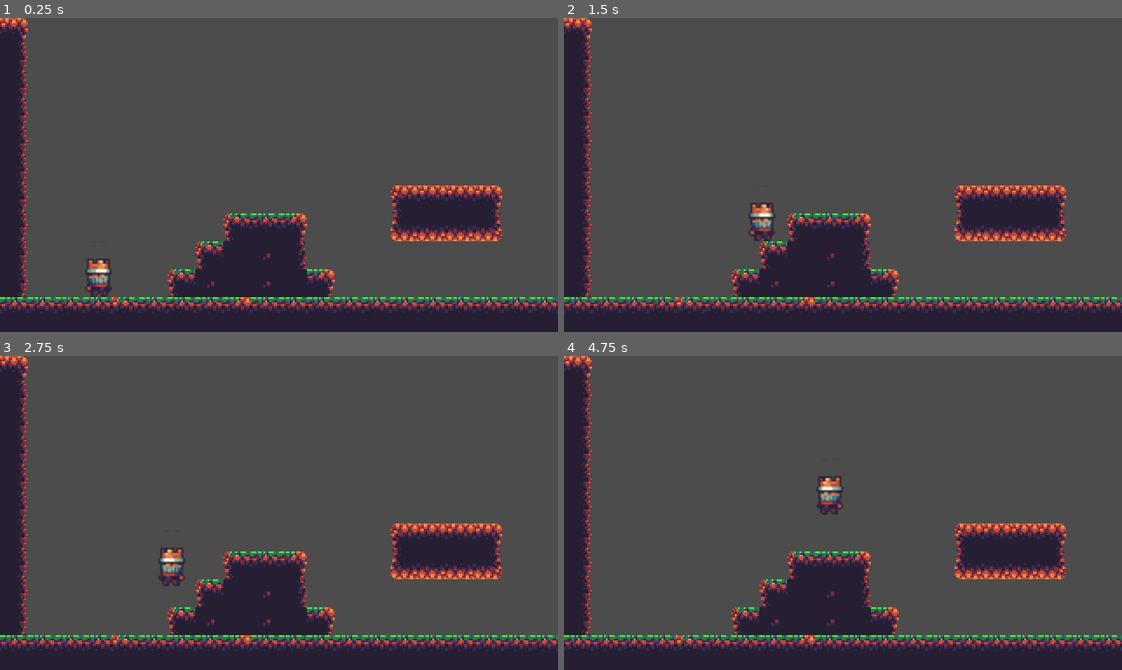
Above: before the commit, frames 1-4 (two rows, left to right).
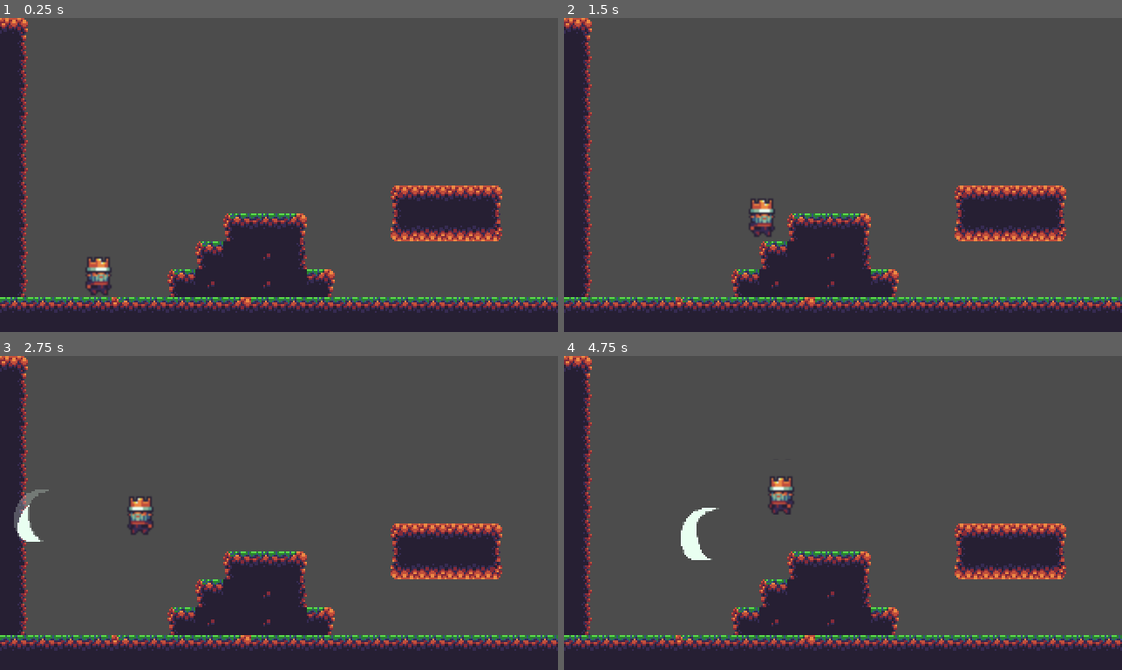
Above: after the commit, the same moments.

Repository: thaian229/Godot-Bizarre-Adventure
Game: Godot game, scene res://scenes/StageOne.tscn
Same seed, same stepped clock (60 frames per second), same inputs: the game is played once before the commit and once after it.
Inputs:
- Up to frame 1 (0.25 s): no input
- Up to frame 2 (1.5 s): tap Enter at 0.5 s; hold D (move_right) from 0.53 s (still down); tap Space (attack, bound only after the commit) at 0.6 s; tap W (jump) at 0.77, 0.8, 1.07, 1.35 s
- Up to frame 3 (2.75 s): tap W (jump) at 1.52, 1.82, 2.3 s; tap Space (attack, bound only after the commit) at 1.55, 2.1 s; release D (move_right) at 2.03 s; hold A (move_left) from 2.03 s (still down)
- Up to frame 4 (4.75 s): release A (move_left) at 2.78 s; hold D (move_right) 2.78-4.28 s; tap Space (attack, bound only after the commit) at 2.85, 4.35 s; tap W (jump) at 3.02, 3.32, 3.6, 3.77, 4.07, 4.52 s; hold A (move_left) from 4.28 s (still down)

The runs differ from the first frame. In frame 1, 0.3% of the frame differs, in the area x 15-20%, y 76-89%; in frame 2, 0.4%; in frame 3, 1.4%; in frame 4, 1.4%, in the area x 20-50%, y 38-65%.

Commit message:
Add attacking via Slash and tweak animations

Diff:
--- a/project.godot
+++ b/project.godot
@@ -13,9 +13,15 @@
 "class": "Player",
 "language": "GDScript",
 "path": "res://scenes/Player.gd"
+}, {
+"base": "Area2D",
+"class": "Slash",
+"language": "GDScript",
+"path": "res://scenes/Slash.gd"
 } ]
 _global_script_class_icons={
-"Player": ""
+"Player": "",
+"Slash": ""
 }
 
 [application]
@@ -53,9 +59,14 @@
 }
 jump={
 "deadzone": 0.5,
+"events": [ Object(InputEventKey,"resource_local_to_scene":false,"resource_name":"","device":0,"alt":false,"shift":false,"control":false,"meta":false,"command":false,"pressed":false,"scancode":87,"physical_scancode":0,"unicode":0,"echo":false,"script":null)
+, Object(InputEventKey,"resource_local_to_scene":false,"resource_name":"","device":0,"alt":false,"shift":false,"control":false,"meta":false,"command":false,"pressed":false,"scancode":16777232,"physical_scancode":0,"unicode":0,"echo":false,"script":null)
+ ]
+}
+attack={
+"deadzone": 0.5,
 "events": [ Object(InputEventKey,"resource_local_to_scene":false,"resource_name":"","device":0,"alt":false,"shift":false,"control":false,"meta":false,"command":false,"pressed":false,"scancode":32,"physical_scancode":0,"unicode":0,"echo":false,"script":null)
-, Object(InputEventKey,"resource_local_to_scene":false,"resource_name":"","device":0,"alt":false,"shift":false,"control":false,"meta":false,"command":false,"pressed":false,"scancode":87,"physical_scancode":0,"unicode":0,"echo":false,"script":null)
-, Object(InputEventKey,"resource_local_to_scene":false,"resource_name":"","device":0,"alt":false,"shift":false,"control":false,"meta":false,"command":false,"pressed":false,"scancode":16777232,"physical_scancode":0,"unicode":0,"echo":false,"script":null)
+, Object(InputEventKey,"resource_local_to_scene":false,"resource_name":"","device":0,"alt":false,"shift":false,"control":false,"meta":false,"command":false,"pressed":false,"scancode":74,"physical_scancode":0,"unicode":0,"echo":false,"script":null)
  ]
 }
 
--- a/scenes/Player.gd
+++ b/scenes/Player.gd
@@ -8,20 +8,38 @@
 export(int, 0, 300) var jump_speed := 120
 export(int, 0, 500) var gravity := 200
 
+export(PackedScene) var slash_prefab = preload("res://scenes/Slash.tscn")
+
 # private use
 var _direction := Vector2.ZERO
 var _velocity := Vector2.ZERO
+var _attacking := false
 
 # children
 onready var animation := $AnimatedSprite as AnimatedSprite
+onready var muzzle := $ProjectilePosition2D as Position2D
+onready	var screen_size := get_viewport_rect().size
 
 func _physics_process(delta: float):
-	# handle move horizontally
+	# handle move horizontally and muzzle position
 	self._move_update()
 	# handle move vertically
 	self._jump_update(delta)
+	# animation for basic movement
+	self._change_move_animation()
 
 	_velocity = move_and_slide(_velocity, Vector2.UP)
+
+	# Prevent player go out of viewport
+	position.x = clamp(position.x, 0, screen_size.x)
+	position.y = clamp(position.y, 0, screen_size.y)
+
+	# handle attack
+	self._handle_attack()
+
+
+func _on_AnimatedSprite_animation_finished():
+	_attacking = false
 
 
 func _move_update() -> void:
@@ -30,18 +48,12 @@
 
 	if Input.is_action_pressed("move_left"):
 		_direction.x -= 1
+		muzzle.position.x = -abs(muzzle.position.x)
 	if Input.is_action_pressed("move_right"):
 		_direction.x += 1
+		muzzle.position.x = +abs(muzzle.position.x)
 
 	_velocity.x = _direction.x * speed
-
-	# handle animation
-	if _direction.x != 0:
-		animation.flip_h = _direction.x < 0
-		animation.play("walk")
-	else:
-		animation.stop()
-
 	return
 
 
@@ -51,3 +63,40 @@
 
 	_velocity.y += gravity * delta
 	return
+
+
+func _change_move_animation() -> void:
+	# triggered animations override basic movement animations
+	if _attacking:
+		return
+
+	if _velocity == Vector2.ZERO:
+		animation.play("idle")
+
+	# handle flip
+	if _velocity.x != 0:
+		animation.flip_h = _velocity.x < 0
+		if is_on_floor():
+			animation.play("run")
+
+	# handle jump and fall
+	if _velocity.y != 0 and not is_on_floor():
+		if _velocity.y < 0:
+			animation.play("jump")
+		else:
+			animation.play("fall")
+
+	return
+
+
+func _handle_attack() -> void:
+	if Input.is_action_just_pressed("attack") and not _attacking:
+		var slash: Slash = slash_prefab.instance()
+		if not slash:
+			return
+		_attacking = true
+		animation.play("attack")
+		slash.set_direction(animation.flip_h)
+		slash.position = muzzle.global_position
+		get_tree().root.add_child(slash)
+	return
--- a/scenes/Player.tscn
+++ b/scenes/Player.tscn
@@ -1,22 +1,95 @@
-[gd_scene load_steps=7 format=2]
+[gd_scene load_steps=19 format=2]
 
 [ext_resource path="res://sprites/characters.png" type="Texture" id=1]
 [ext_resource path="res://scenes/Player.gd" type="Script" id=2]
 
-[sub_resource type="AtlasTexture" id=1]
+[sub_resource type="AtlasTexture" id=17]
 atlas = ExtResource( 1 )
-region = Rect2( 0, 32, 32, 32 )
+region = Rect2( 320, 32, 32, 32 )
 
-[sub_resource type="AtlasTexture" id=2]
+[sub_resource type="AtlasTexture" id=18]
 atlas = ExtResource( 1 )
-region = Rect2( 32, 32, 32, 32 )
+region = Rect2( 352, 32, 32, 32 )
+
+[sub_resource type="AtlasTexture" id=19]
+atlas = ExtResource( 1 )
+region = Rect2( 320, 32, 32, 32 )
+
+[sub_resource type="AtlasTexture" id=20]
+atlas = ExtResource( 1 )
+region = Rect2( 384, 32, 32, 32 )
+
+[sub_resource type="AtlasTexture" id=14]
+atlas = ExtResource( 1 )
+region = Rect2( 192, 32, 32, 32 )
+
+[sub_resource type="AtlasTexture" id=21]
+atlas = ExtResource( 1 )
+region = Rect2( 256, 32, 32, 32 )
+
+[sub_resource type="AtlasTexture" id=22]
+atlas = ExtResource( 1 )
+region = Rect2( 288, 32, 32, 32 )
+
+[sub_resource type="AtlasTexture" id=23]
+atlas = ExtResource( 1 )
+region = Rect2( 256, 32, 32, 32 )
+
+[sub_resource type="AtlasTexture" id=5]
+atlas = ExtResource( 1 )
+region = Rect2( 352, 32, 32, 32 )
+
+[sub_resource type="AtlasTexture" id=16]
+atlas = ExtResource( 1 )
+region = Rect2( 160, 32, 32, 32 )
+
+[sub_resource type="AtlasTexture" id=10]
+atlas = ExtResource( 1 )
+region = Rect2( 448, 32, 32, 32 )
+
+[sub_resource type="AtlasTexture" id=11]
+atlas = ExtResource( 1 )
+region = Rect2( 480, 32, 32, 32 )
+
+[sub_resource type="AtlasTexture" id=12]
+atlas = ExtResource( 1 )
+region = Rect2( 512, 32, 32, 32 )
+
+[sub_resource type="AtlasTexture" id=13]
+atlas = ExtResource( 1 )
+region = Rect2( 544, 32, 32, 32 )
 
 [sub_resource type="SpriteFrames" id=3]
 animations = [ {
-"frames": [ SubResource( 1 ), SubResource( 2 ) ],
+"frames": [ SubResource( 17 ), SubResource( 18 ), SubResource( 19 ), SubResource( 20 ) ],
+"loop": false,
+"name": "attack",
+"speed": 8.0
+}, {
+"frames": [ SubResource( 14 ) ],
+"loop": false,
+"name": "fall",
+"speed": 0.0
+}, {
+"frames": [ SubResource( 21 ), SubResource( 22 ), SubResource( 23 ) ],
+"loop": false,
+"name": "hit",
+"speed": 4.0
+}, {
+"frames": [ SubResource( 5 ) ],
+"loop": false,
+"name": "idle",
+"speed": 0.0
+}, {
+"frames": [ SubResource( 16 ) ],
+"loop": false,
+"name": "jump",
+"speed": 0.0
+}, {
+"frames": [ SubResource( 10 ), SubResource( 11 ), SubResource( 12 ), SubResource( 13 ) ],
 "loop": true,
-"name": "walk",
-"speed": 3.0
+"name": "run",
+"speed": 8.0
 } ]
 
 [sub_resource type="RectangleShape2D" id=4]
@@ -30,8 +103,13 @@
 
 [node name="AnimatedSprite" type="AnimatedSprite" parent="."]
 frames = SubResource( 3 )
-animation = "walk"
+animation = "hit"
 
 [node name="CollisionShape2D" type="CollisionShape2D" parent="."]
 position = Vector2( 0.5, 5 )
 shape = SubResource( 4 )
+
+[node name="ProjectilePosition2D" type="Position2D" parent="."]
+position = Vector2( 20, 5 )
+
+[connection signal="animation_finished" from="AnimatedSprite" to="." method="_on_AnimatedSprite_animation_finished"]
--- /dev/null
+++ b/scenes/Slash.gd
@@ -0,0 +1,42 @@
+class_name Slash
+extends Area2D
+# A slash ranged-attack of character
+# Auto move forward horizontally
+
+export(int, 0, 1000) var move_speed := 120
+export(int, 0, 600) var attack_range := 320
+
+var _velocity := Vector2.ZERO
+var _flipped := false
+
+onready var animation := $AnimatedSprite as AnimatedSprite
+
+
+func _ready():
+	animation.flip_h = _flipped
+	animation.play("default")
+
+
+func _physics_process(delta: float):
+	if _flipped:
+		_velocity.x = - move_speed * delta
+		animation.flip_h = true
+	else:
+		_velocity.x = move_speed * delta
+		animation.flip_h = false
+	translate(_velocity)
+	animation.play("default")
+
+
+
+func _on_VisibilityNotifier2D_screen_exited():
+	queue_free()
+
+
+func _on_Slash_body_entered(_body: Node):
+	call_deferred("queue_free")
+
+
+func set_direction(is_flipped: bool = false) -> void:
+	_flipped = is_flipped
+	return
--- /dev/null
+++ b/scenes/Slash.tscn
@@ -0,0 +1,48 @@
+[gd_scene load_steps=9 format=2]
+
+[ext_resource path="res://sprites/swoosh.png" type="Texture" id=1]
+[ext_resource path="res://scenes/Slash.gd" type="Script" id=2]
+
+[sub_resource type="AtlasTexture" id=1]
+atlas = ExtResource( 1 )
+region = Rect2( 0, 0, 32, 32 )
+
+[sub_resource type="AtlasTexture" id=2]
+atlas = ExtResource( 1 )
+region = Rect2( 32, 0, 32, 32 )
+
+[sub_resource type="AtlasTexture" id=3]
+atlas = ExtResource( 1 )
+region = Rect2( 64, 0, 32, 32 )
+
+[sub_resource type="AtlasTexture" id=4]
+atlas = ExtResource( 1 )
+region = Rect2( 96, 0, 32, 32 )
+
+[sub_resource type="SpriteFrames" id=5]
+animations = [ {
+"frames": [ SubResource( 1 ), SubResource( 2 ), SubResource( 3 ), SubResource( 4 ) ],
+"loop": true,
+"name": "default",
+"speed": 4.0
+} ]
+
+[sub_resource type="RectangleShape2D" id=6]
+extents = Vector2( 9, 10 )
+
+[node name="Slash" type="Area2D"]
+script = ExtResource( 2 )
+
+[node name="AnimatedSprite" type="AnimatedSprite" parent="."]
+frames = SubResource( 5 )
+
+[node name="CollisionShape2D" type="CollisionShape2D" parent="."]
+shape = SubResource( 6 )
+
+[node name="VisibilityNotifier2D" type="VisibilityNotifier2D" parent="."]
+visible = false
+position = Vector2( 7.10543e-15, -1.5 )
+scale = Vector2( 1.2, 1.25 )
+
+[connection signal="body_entered" from="." to="." method="_on_Slash_body_entered"]
+[connection signal="screen_exited" from="VisibilityNotifier2D" to="." method="_on_VisibilityNotifier2D_screen_exited"]
